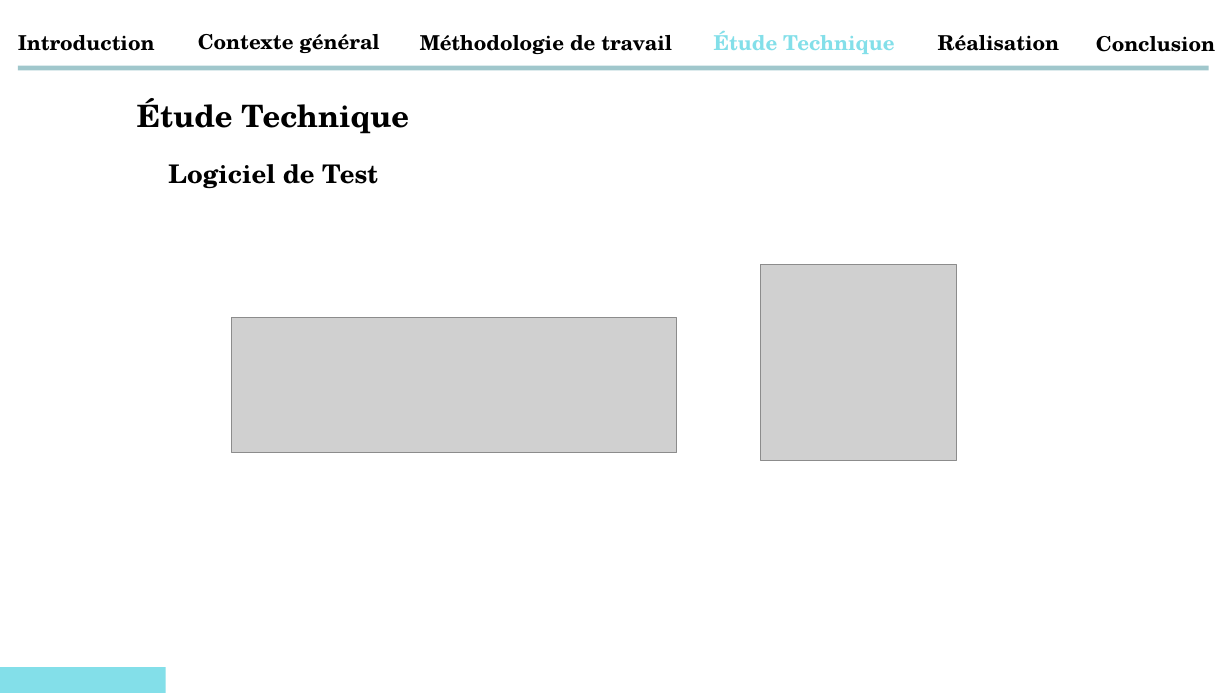
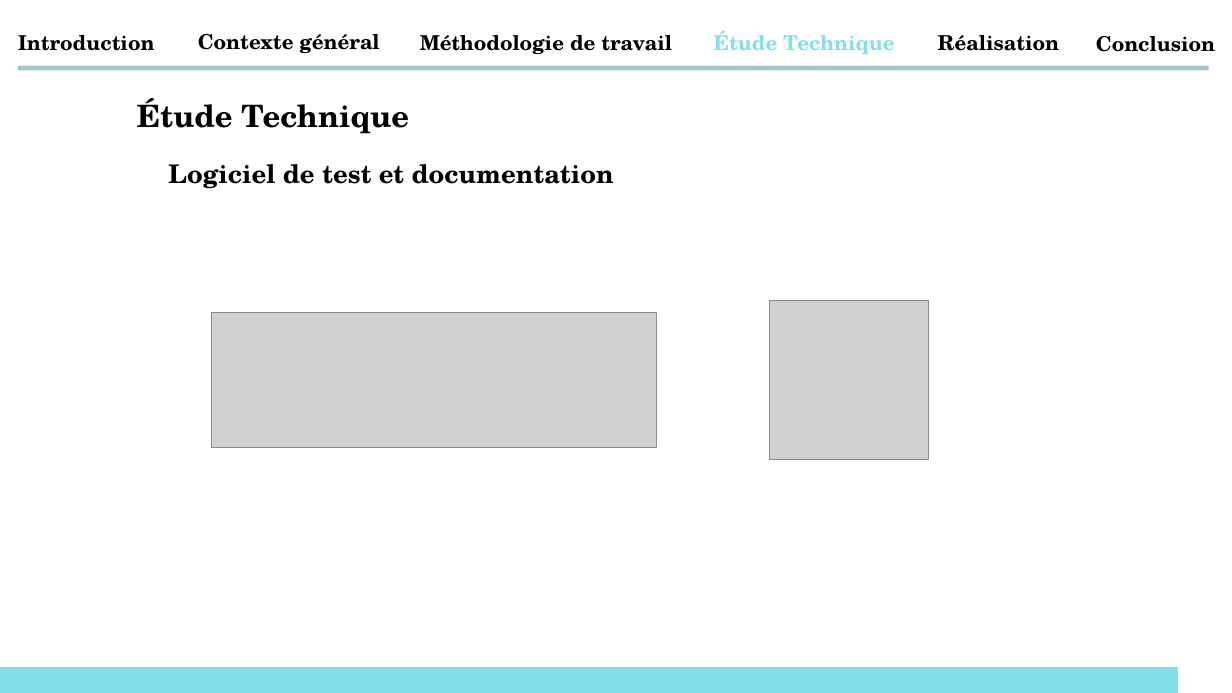
Before and after one commit to abdessamadtanafaat/AdminDashboard, a slide deck: slide 33 of PRESENTATION PFA/Presentatin PFA .pptx (slide 23 before the commit). Drawn at 1232x693 pixels with LibreOffice and Linux fonts; fonts in the diff are those of the drawing; grey boxes stand for pictures. Boxes give left, top, right and bottom in pixels: in the first picture for what was removed or moved away, otherwise in the second. Text is boxed around its words. In the diff, an @@ line names an element or a change of style, - is before the commit and + after.

```diff
--- a/PRESENTATION PFA/Presentatin PFA .pptx
+++ b/PRESENTATION PFA/Presentatin PFA .pptx
@@ text at [168,164,614,189]: text changed @@
-Logiciel de Test
+Logiciel de test et documentation
@@ picture: place and size @@
-picture at [232,317,677,452]
+picture at [212,312,657,447]
@@ picture: place and size @@
-picture at [761,264,957,460]
+picture at [770,300,929,459]
@@ rectangle added at [0,666,1178,693], fill #83DFE9 @@
```
Also in this commit, not shown: 24 other slides changed, 13 slides added.
